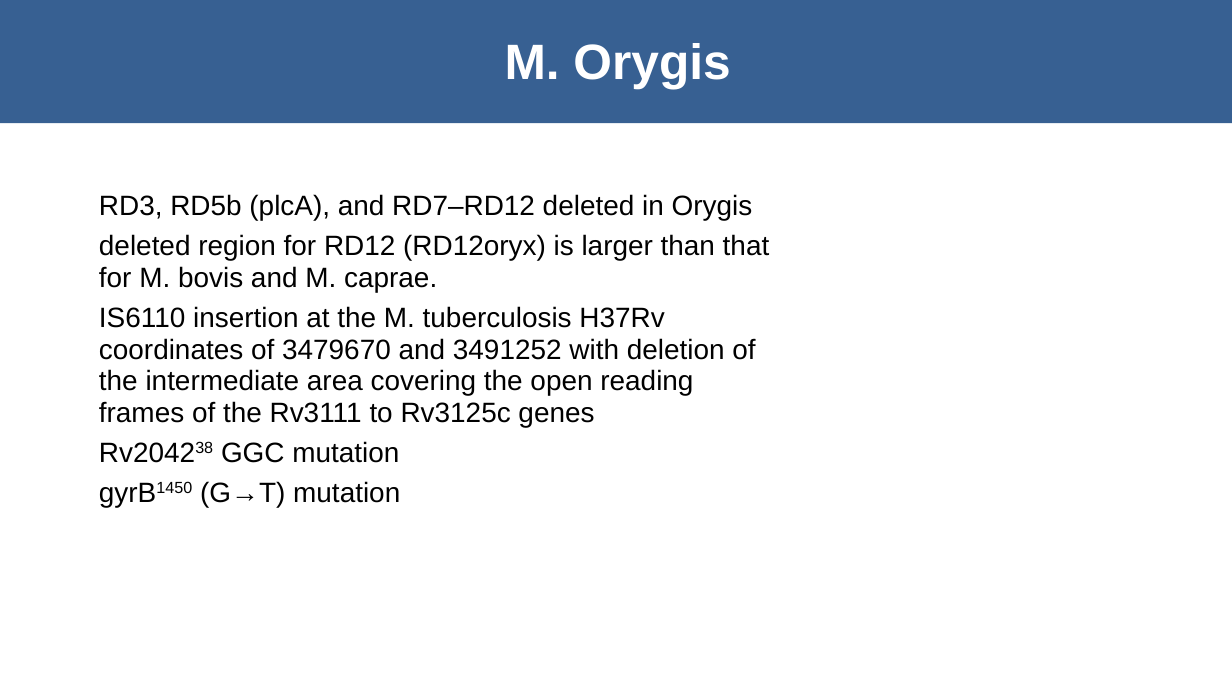
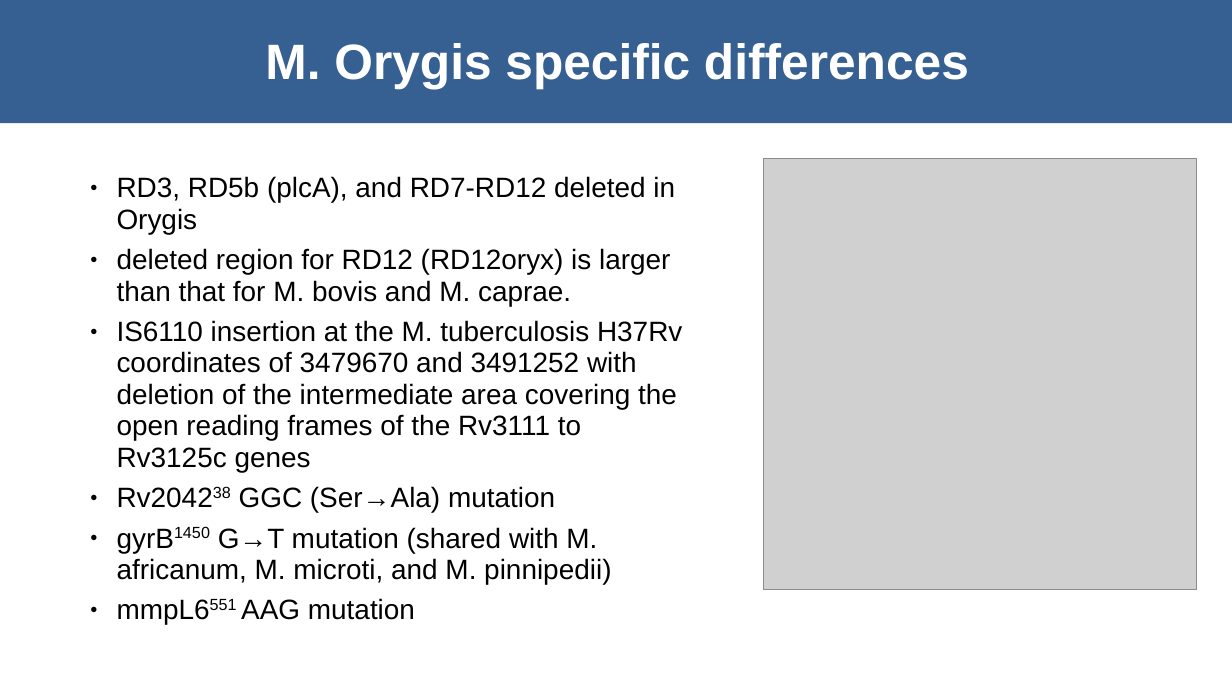
Before and after one commit to dmnfarrell/mtbdiff, a slide deck: slide 10 of orygis_project/talk_nov19.odp (slide 11 before the commit). Drawn at 1232x693 pixels with LibreOffice and Linux fonts; fonts in the diff are those of the drawing; grey boxes stand for pictures. Boxes give left, top, right and bottom in pixels: in the first picture for what was removed or moved away, otherwise in the second. Text is boxed around its words. In the diff, an @@ line names an element or a change of style, - is before the commit and + after.

```diff
--- a/orygis_project/talk_nov19.odp
+++ b/orygis_project/talk_nov19.odp
@@ text in rectangle at <box>265,43,969,88</box>: text changed @@
-M. Orygis
+M. Orygis specific differences
@@ text "RD3, RD5b (plcA), and RD7-RD12 ...": place and size @@
-text "RD3, RD5b (plcA), and RD7-RD12 ..." at <box>99,194,770,507</box>
+text "RD3, RD5b (plcA), and RD7-RD12 ..." at <box>117,176,682,620</box>
@@ text at <box>117,176,675,234</box>: text changed @@
-RD3, RD5b (plcA), and RD7–RD12 deleted in Orygis
+● RD3, RD5b (plcA), and RD7-RD12 deleted in Orygis
@@ picture added at <box>764,159,1197,590</box> @@
@@ text at <box>117,248,682,472</box>: bullet none to ● @@
@@ text at <box>117,486,611,620</box>: text changed @@
-Rv204238 GGC mutation
-gyrB1450 (G→T) mutation
+● Rv204238 GGC (Ser→Ala) mutation
+● gyrB1450 G→T mutation (shared with M. africanum, M. microti, and M. pinnipedii)
+● mmpL6551 AAG mutation
```
Also in this commit, not shown: 8 other slides changed, 8 slides added, 6 slides removed, 6 other files.
